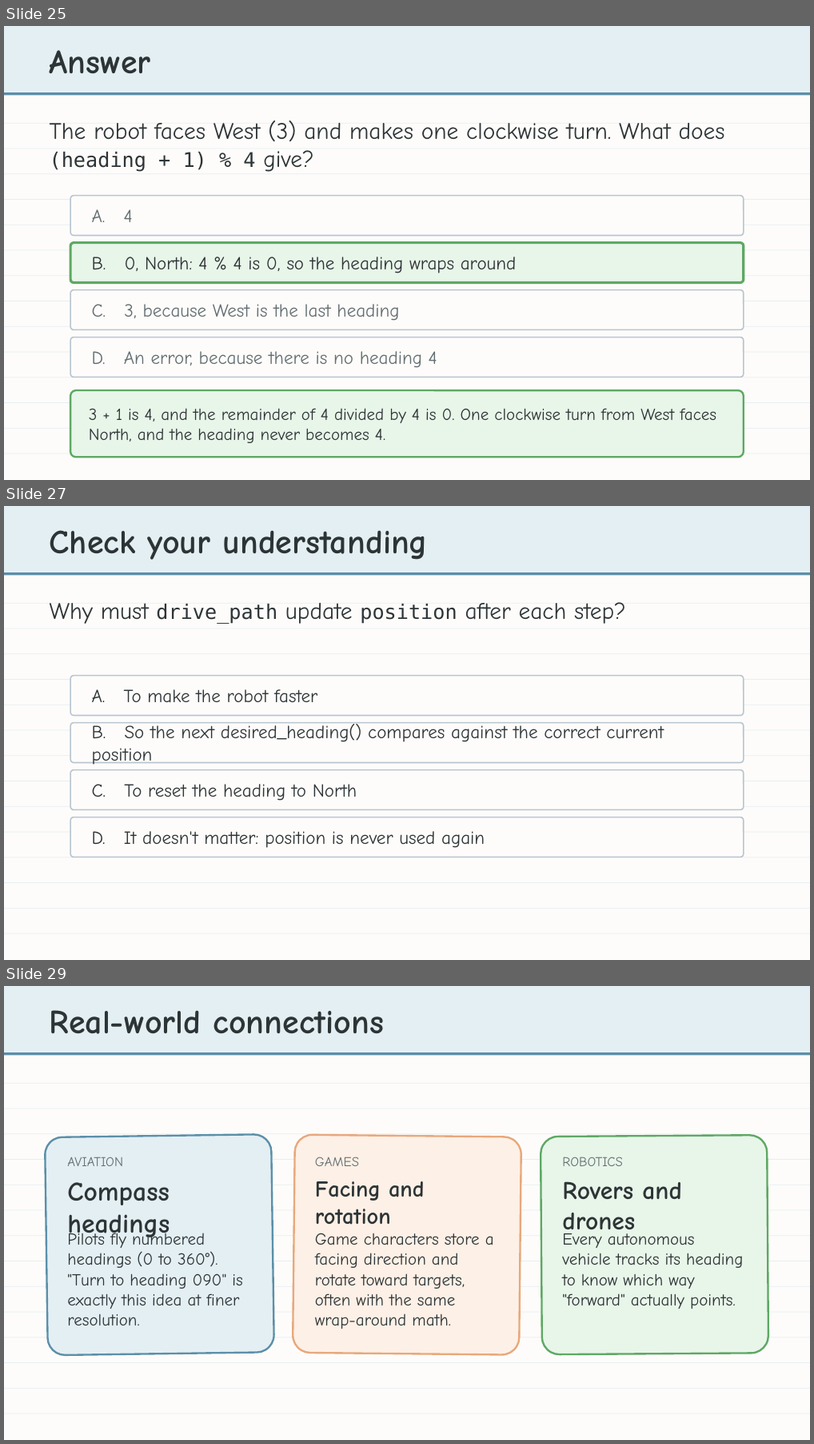
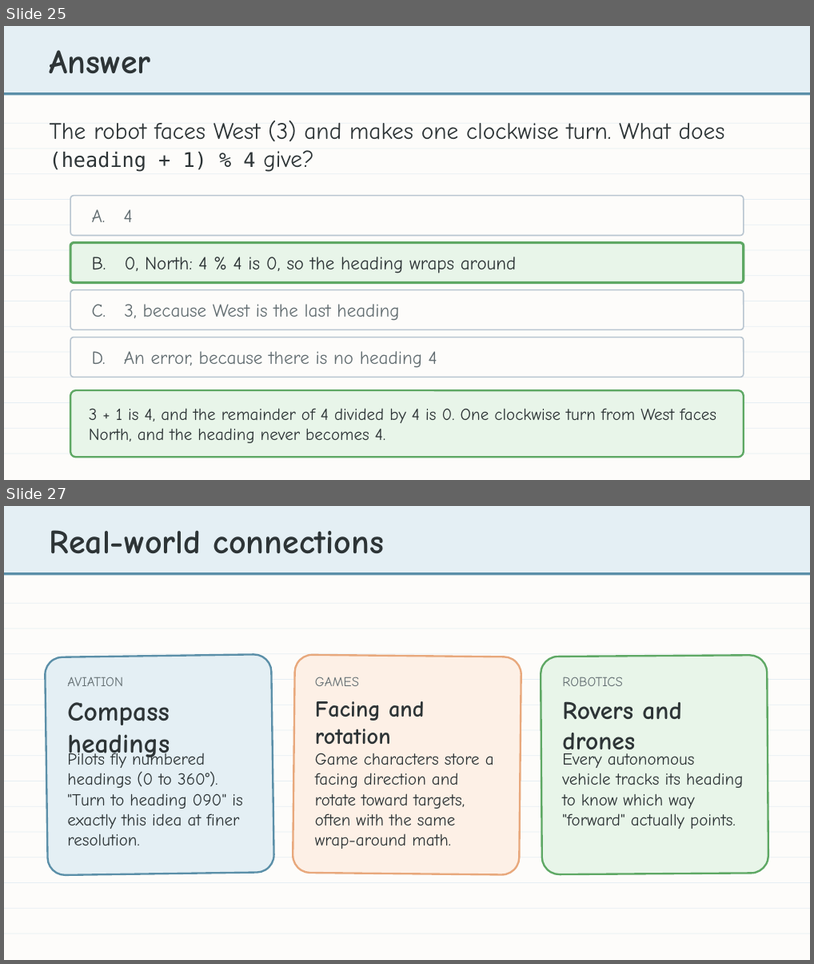
Before and after one commit to bradamiller/LearningPython, a slide deck: static/slides/module-04-manhattan/module-4-lesson-05-the-challenge-of-turning.pptx. Shown one above the other, each under a label of ours: slides 25, 27 and 29 before the commit, slides 25 and 27 after it; the slides between them are not shown. The pictures are 814x1444 and 814x964 pixels, drawn with LibreOffice and Linux fonts; fonts in the diff are those of the drawing. Boxes give left, top, right and bottom in pixels: in the first picture for what was removed or moved away, otherwise in the second. Text is boxed around its words. In the diff, an @@ line names an element or a change of style, - is before the commit and + after.

```diff
--- a/static/slides/module-04-manhattan/module-4-lesson-05-the-challenge-of-turning.pptx
+++ b/static/slides/module-04-manhattan/module-4-lesson-05-the-challenge-of-turning.pptx
@@ slide 27 removed at box(4, 506, 810, 960), background #FDFCFA @@
@@ rectangle removed at box(4, 506, 810, 572) @@
@@ text removed at box(50, 530, 428, 560) @@
-Check your understanding
@@ rectangle removed at box(4, 572, 810, 575) @@
@@ rectangle removed at box(4, 603, 810, 604) @@
@@ text removed at box(50, 602, 626, 624) @@
-Why must drive_path update position after each step?
@@ rectangle removed at box(4, 628, 810, 629) @@
@@ rectangle removed at box(4, 654, 810, 654) @@
@@ rectangle removed at box(4, 679, 810, 680) @@
@@ rounded rectangle removed at box(70, 676, 744, 716) @@
@@ text removed at box(92, 689, 318, 703) @@
-A. To make the robot faster
@@ rectangle removed at box(4, 704, 810, 705) @@
@@ rectangle removed at box(4, 730, 810, 731) @@
@@ rounded rectangle removed at box(70, 723, 744, 763) @@
@@ text removed at box(92, 724, 664, 764) @@
-B. So the next desired_heading() compares against the correct current position
@@ rectangle removed at box(4, 756, 810, 756) @@
@@ rectangle removed at box(4, 780, 810, 781) @@
@@ rounded rectangle removed at box(70, 770, 744, 810) @@
@@ text removed at box(92, 784, 357, 800) @@
-C. To reset the heading to North
@@ rectangle removed at box(4, 806, 810, 807) @@
@@ rounded rectangle removed at box(70, 817, 744, 857) @@
@@ rectangle removed at box(4, 832, 810, 832) @@
@@ text removed at box(92, 831, 485, 848) @@
-D. It doesn't matter: position is never used again
@@ rectangle removed at box(4, 857, 810, 857) @@
@@ rectangle removed at box(4, 882, 810, 883) @@
@@ rectangle removed at box(4, 908, 810, 908) @@
@@ rectangle removed at box(4, 933, 810, 934) @@
@@ what was slide 29 is now slide 27 @@
```
Also in this commit, not shown: 1 slide changed, 1 slide added, 2 other slides removed, 5 other files.
